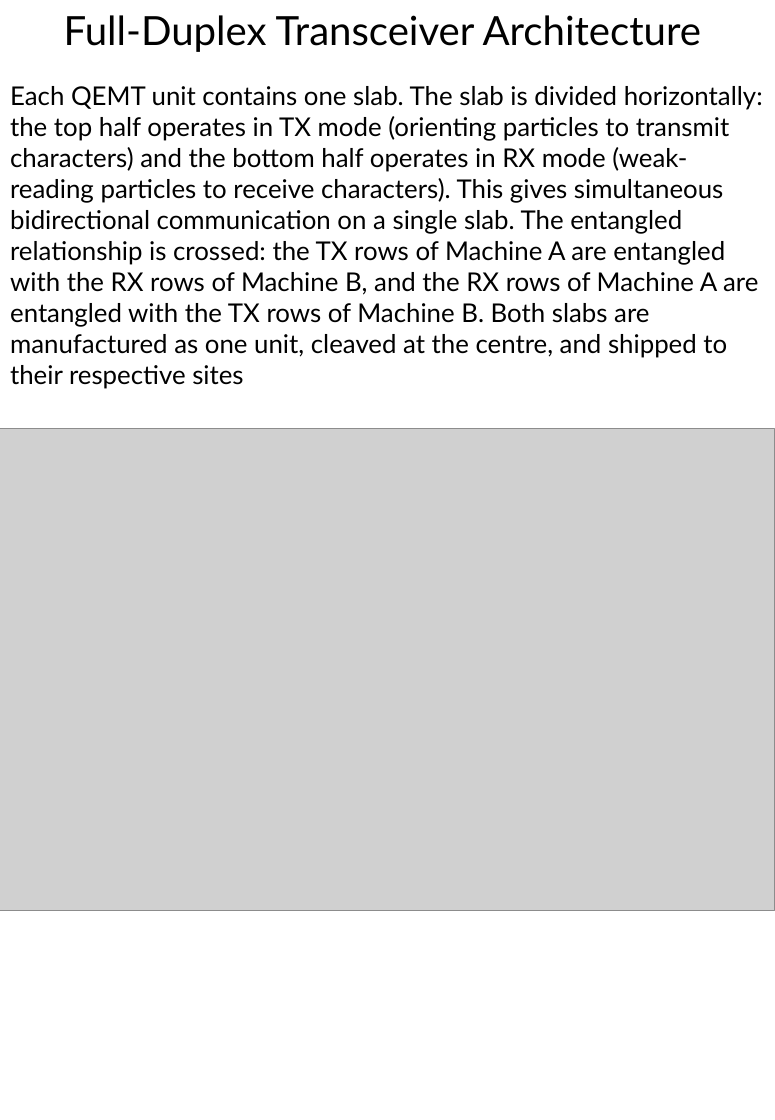
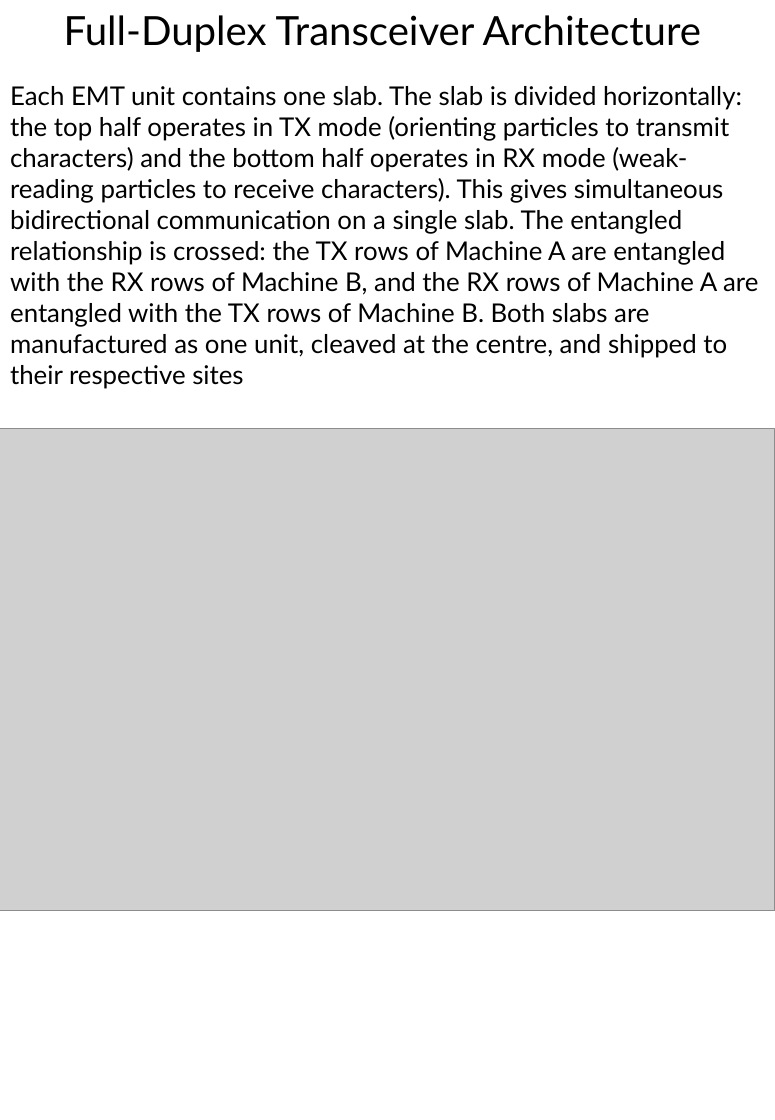
Before and after one commit to DansDesigns/EMT, a slide deck: slide 8 of QuantumEntangledMultiplexingTranceiver.pptx (slide 4 before the commit). Drawn at 775x1120 pixels with LibreOffice and Linux fonts; fonts in the diff are those of the drawing; grey boxes stand for pictures. Boxes give left, top, right and bottom in pixels: in the first picture for what was removed or moved away, otherwise in the second. Text is boxed around its words. In the diff, an @@ line names an element or a change of style, - is before the commit and + after.

```diff
--- a/QuantumEntangledMultiplexingTranceiver.pptx
+++ b/QuantumEntangledMultiplexingTranceiver.pptx
@@ text at (10,86,758,389): text changed @@
-Each QEMT unit contains one slab. The slab is divided horizontally: the top half operates in TX mode (orienting particles to transmit characters) and the bottom half operates in RX mode (weak-reading particles to receive characters). This gives simultaneous bidirectional communication on a single slab. The entangled relationship is crossed: the TX rows of Machine A are entangled with the RX rows of Machine B, and the RX rows of Machine A are entangled with the TX rows of Machine B. Both slabs are manufactured as one unit, cleaved at the centre, and shipped to their respective sites
+Each EMT unit contains one slab. The slab is divided horizontally: the top half operates in TX mode (orienting particles to transmit characters) and the bottom half operates in RX mode (weak-reading particles to receive characters). This gives simultaneous bidirectional communication on a single slab. The entangled relationship is crossed: the TX rows of Machine A are entangled with the RX rows of Machine B, and the RX rows of Machine A are entangled with the TX rows of Machine B. Both slabs are manufactured as one unit, cleaved at the centre, and shipped to their respective sites
```
Also in this commit, not shown: 14 other slides changed.
